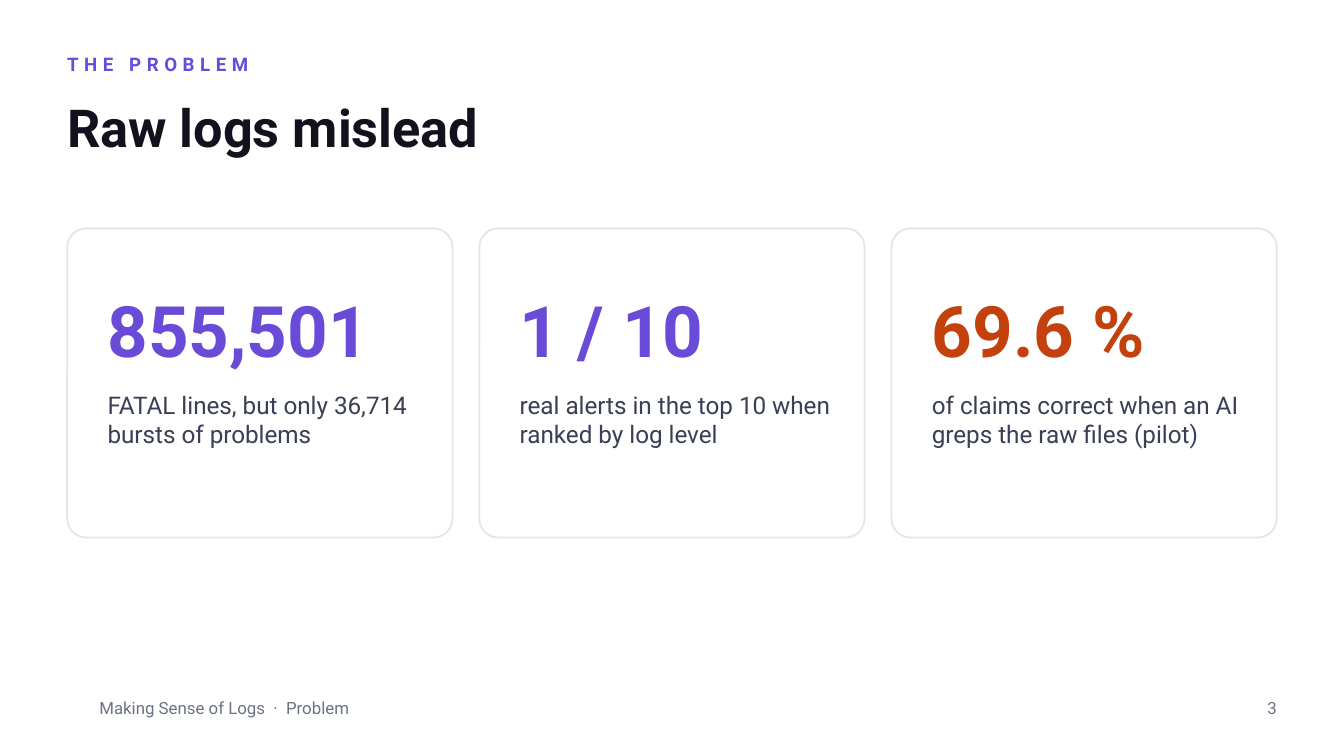
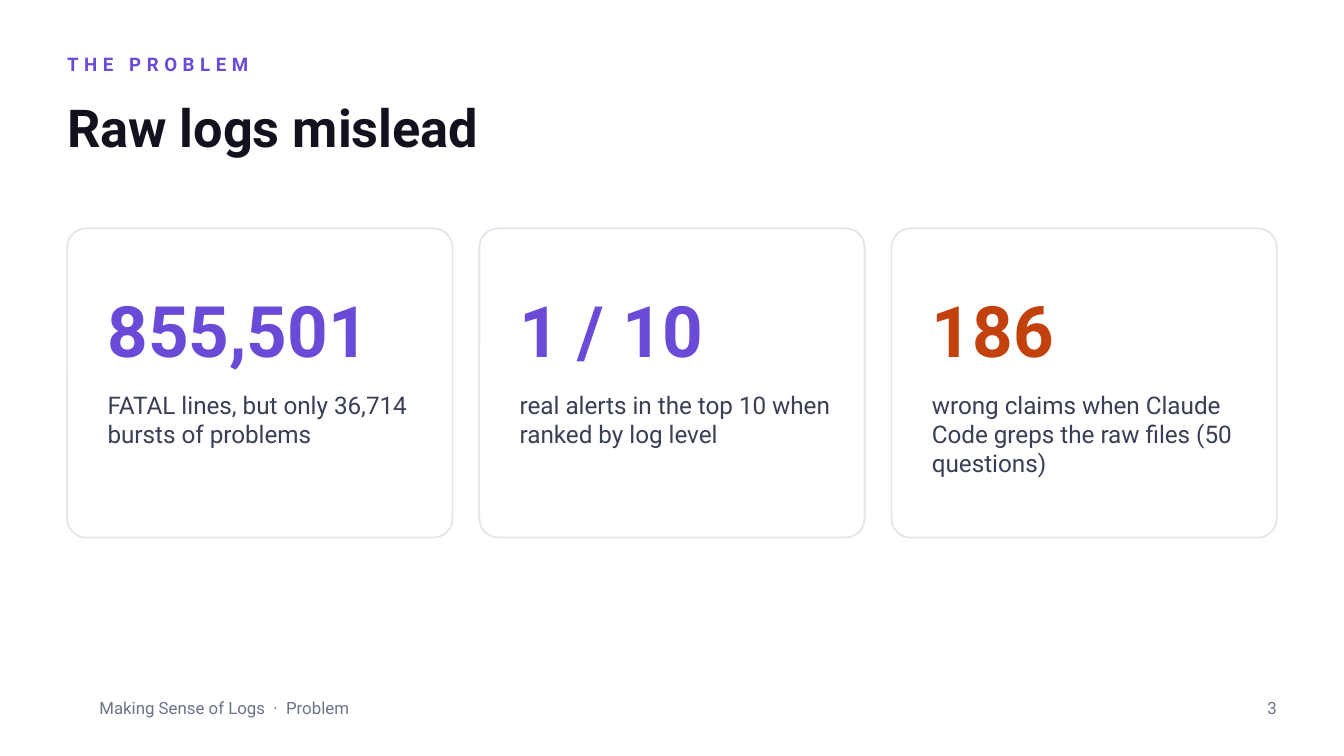
Before and after one commit to aircode610/making-sense-of-logs-schubki-ai-hackathon, a slide deck: slide 3 of docs/slides/making-sense-of-logs.pptx. Drawn at 1344x756 pixels with LibreOffice and Linux fonts; fonts in the diff are those of the drawing; background and template pictures are left out. Boxes give left, top, right and bottom in pixels: in the first picture for what was removed or moved away, otherwise in the second. Text is boxed around its words. In the diff, an @@ line names an element or a change of style, - is before the commit and + after.

```diff
--- a/docs/slides/making-sense-of-logs.pptx
+++ b/docs/slides/making-sense-of-logs.pptx
@@ text at [932,306,1054,358]: text changed @@
-69.6 %
+186
@@ text at [932,395,1232,478]: text changed @@
-of claims correct when an AI greps the raw files (pilot)
+wrong claims when Claude Code greps the raw files (50 questions)
```
Also in this commit, not shown: 11 other slides changed, 1 slide added, 18 other files.
